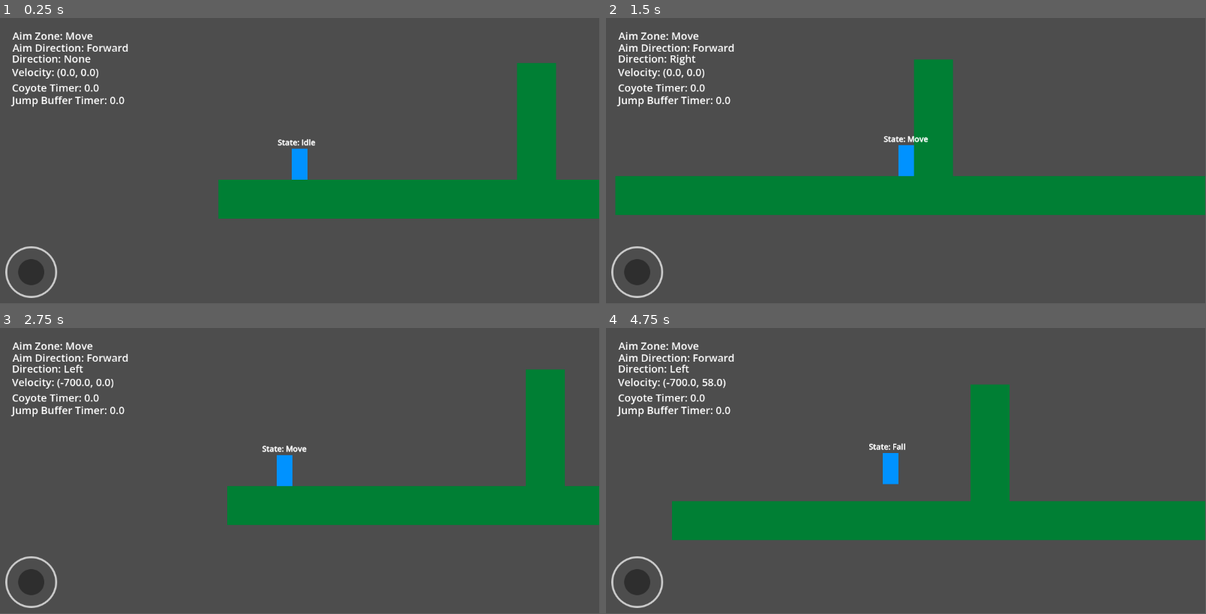
Above: before the commit, frames 1-4 (two rows, left to right).
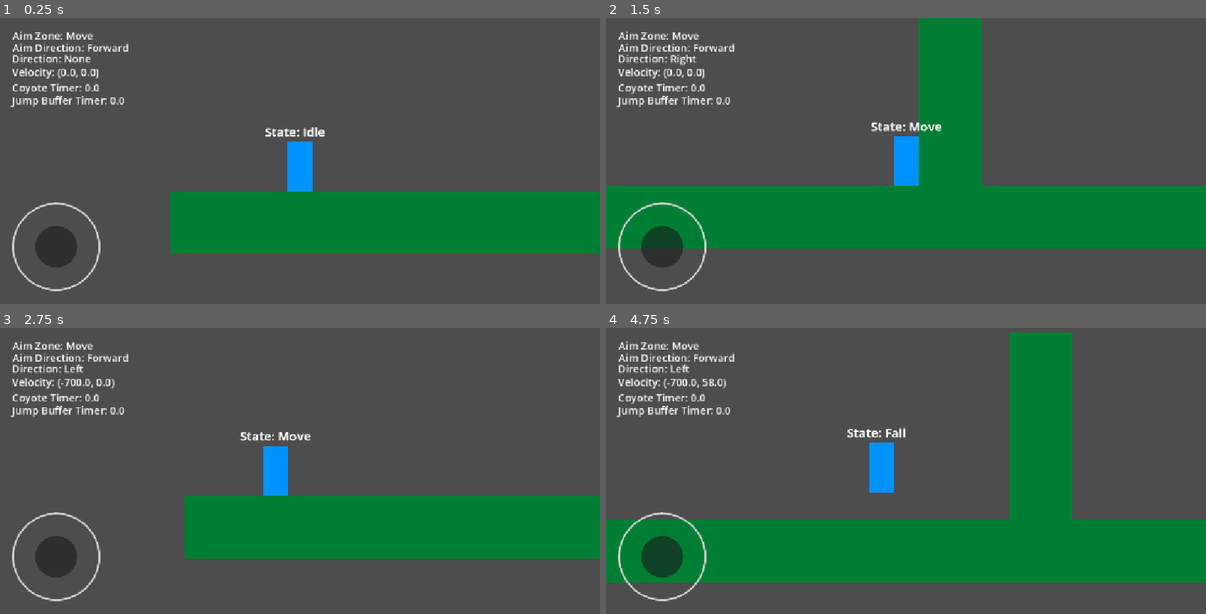
Above: after the commit, the same moments.

Repository: Mrdarx444/Veinbreaker
Game: Godot game, scene res://source/test/world.tscn
Same seed, same stepped clock (60 frames per second), same inputs: the game is played once before the commit and once after it.
Inputs:
- Up to frame 1 (0.25 s): no input
- Up to frame 2 (1.5 s): hold D (Right) from 0.53 s (still down); tap Shift (Dash) at 0.6, 1.35 s; tap Space (Jump) at 0.77 s
- Up to frame 3 (2.75 s): tap Space (Jump) at 1.52 s; release D (Right) at 2.03 s; hold A (Left) from 2.03 s (still down); tap Shift (Dash) at 2.1 s
- Up to frame 4 (4.75 s): release A (Left) at 2.78 s; hold D (Right) 2.78-4.28 s; tap Shift (Dash) at 2.85, 3.6, 4.35 s; tap Space (Jump) at 3.02, 3.77, 4.52 s; hold A (Left) from 4.28 s (still down)
In our replay, the window is 799x381 before the commit and 800x382 after it. These sizes can differ from the game's own. Grey fills any space a smaller window leaves; there, only what the larger window draws over its background counts as a difference.

The runs differ from the first frame. In frame 1, 18% of the frame differs, in the area x 0-100%, y 4-98%; in frame 2, 22%; in frame 3, 17%; in frame 4, 32%, in the area x 0-100%, y 1-98%.

Commit message:
Fix RTL Layout Bug

Diff:
--- a/project.godot
+++ b/project.godot
@@ -29,6 +29,8 @@
 [display]
 
 window/size/viewport_height=550
+window/stretch/mode="canvas_items"
+window/stretch/aspect="keep_height"
 
 [input]
 
@@ -68,6 +70,11 @@
 pointing/emulate_touch_from_mouse=true
 pointing/emulate_mouse_from_touch=false
 
+[internationalization]
+
+rendering/root_node_layout_direction=1
+locale/test="en"
+
 [physics]
 
 3d/physics_engine="Jolt Physics"
--- a/source/scenes/Player/player.tscn
+++ b/source/scenes/Player/player.tscn
@@ -51,7 +51,7 @@
 shape = SubResource("RectangleShape2D_yd3kj")
 
 [node name="Camera" type="Camera2D" parent="." unique_id=1120778986]
-zoom = Vector2(0.5, 0.5)
+zoom = Vector2(0.8, 0.8)
 position_smoothing_enabled = true
 position_smoothing_speed = 10.0
 
@@ -120,6 +120,7 @@
 [node name="HUD" type="CanvasLayer" parent="." unique_id=69797456]
 
 [node name="Controllers" type="Control" parent="HUD" unique_id=1221603634]
+layout_direction = 2
 layout_mode = 3
 anchors_preset = 15
 anchor_right = 1.0
@@ -128,28 +129,33 @@
 grow_vertical = 2
 
 [node name="VirtualJoystick" type="VirtualJoystick" parent="HUD/Controllers" unique_id=1342819701]
+layout_direction = 2
 layout_mode = 1
 anchors_preset = 2
 anchor_top = 1.0
 anchor_bottom = 1.0
-offset_left = 40.0
-offset_top = -80.0
-offset_right = 80.0
-offset_bottom = -40.0
+offset_left = 88.0
+offset_top = -130.0
+offset_right = 128.0
+offset_bottom = -90.0
 grow_vertical = 0
+joystick_size = 170.0
+tip_size = 80.0
+clampzone_ratio = 0.87
 action_left = &"Left"
 action_right = &"Right"
 action_up = &"Up"
 action_down = &"Down"
 
 [node name="Debug" type="Control" parent="HUD" unique_id=1479378718]
-visible = false
+layout_direction = 2
 layout_mode = 3
 anchors_preset = 0
 offset_right = 40.0
 offset_bottom = 40.0
 
 [node name="Zone" type="Label" parent="HUD/Debug" unique_id=920837623]
+layout_direction = 2
 layout_mode = 0
 offset_left = 24.0
 offset_top = 20.0
@@ -159,6 +165,7 @@
 label_settings = SubResource("LabelSettings_ck846")
 
 [node name="Direction" type="Label" parent="HUD/Debug" unique_id=440754688]
+layout_direction = 2
 layout_mode = 0
 offset_left = 24.0
 offset_top = 43.0
@@ -168,6 +175,7 @@
 label_settings = SubResource("LabelSettings_ck846")
 
 [node name="move_direction" type="Label" parent="HUD/Debug" unique_id=664615901]
+layout_direction = 2
 layout_mode = 0
 offset_left = 23.0
 offset_top = 64.0
@@ -177,6 +185,7 @@
 label_settings = SubResource("LabelSettings_ck846")
 
 [node name="Velocity" type="Label" parent="HUD/Debug" unique_id=947469026]
+layout_direction = 2
 layout_mode = 0
 offset_left = 23.0
 offset_top = 90.0
@@ -186,6 +195,7 @@
 label_settings = SubResource("LabelSettings_ck846")
 
 [node name="CoyoteTimer" type="Label" parent="HUD/Debug" unique_id=662381499]
+layout_direction = 2
 layout_mode = 0
 offset_left = 23.0
 offset_top = 120.0
@@ -195,6 +205,7 @@
 label_settings = SubResource("LabelSettings_ck846")
 
 [node name="BufferTimer" type="Label" parent="HUD/Debug" unique_id=129258480]
+layout_direction = 2
 layout_mode = 0
 offset_left = 23.0
 offset_top = 144.0
--- a/source/scripts/Player/player.gd
+++ b/source/scripts/Player/player.gd
@@ -46,6 +46,7 @@
 @onready var buffer_timer_label: Label = $HUD/Debug/BufferTimer
 
 func _ready() -> void:
+
 	set_timers()
 	debug_labels_container.visible = DEBUG_MODE
 
